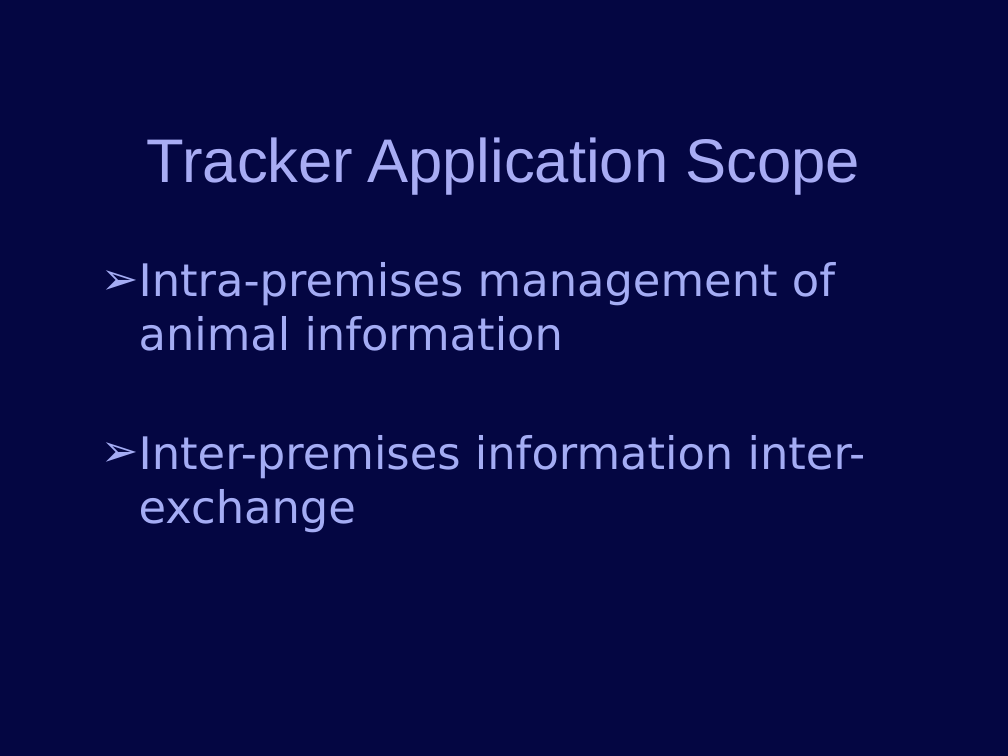
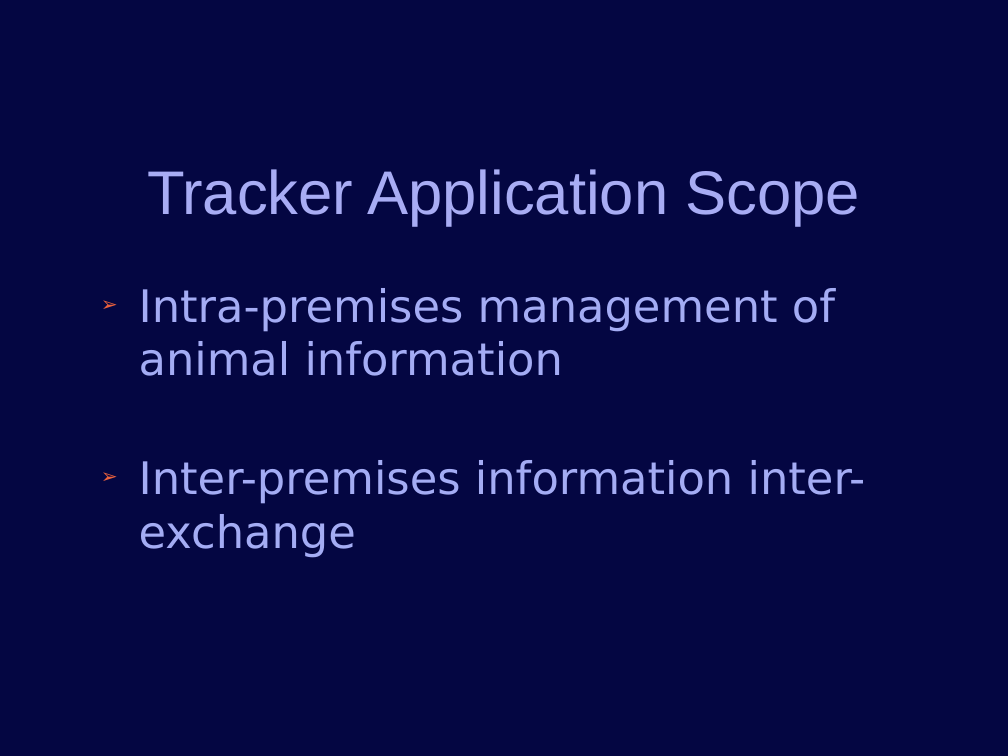
Before and after one commit to jconlon/Tracker, a slide deck: slide 5 of tracker/trunk/com.verticon.tracker.documentation/src/Tracker Introduction.odp. Drawn at 1008x756 pixels with LibreOffice and Linux fonts; fonts in the diff are those of the drawing; background and template pictures are left out. Boxes give left, top, right and bottom in pixels: in the first picture for what was removed or moved away, otherwise in the second. Text is boxed around its words. In the diff, an @@ line names an element or a change of style, - is before the commit and + after.

```diff
--- a/tracker/trunk/com.verticon.tracker.documentation/src/Tracker Introduction.odp
+++ b/tracker/trunk/com.verticon.tracker.documentation/src/Tracker Introduction.odp
@@ title "Tracker Application Scope": place and size @@
-title "Tracker Application Scope" at <box>147,137,860,194</box>
+title "Tracker Application Scope" at <box>147,169,860,226</box>
@@ text "Intra-premises management of animal information": place and size @@
-text "Intra-premises management of animal information" at <box>101,262,866,533</box>
+text "Intra-premises management of animal information" at <box>139,288,866,558</box>
@@ text "Intra-premises management of animal information" at <box>139,288,866,558</box>: bullet colour #A4ACF4 to #EB613D @@
```
Also in this commit, not shown: 11 other slides changed, 2 slides added.
